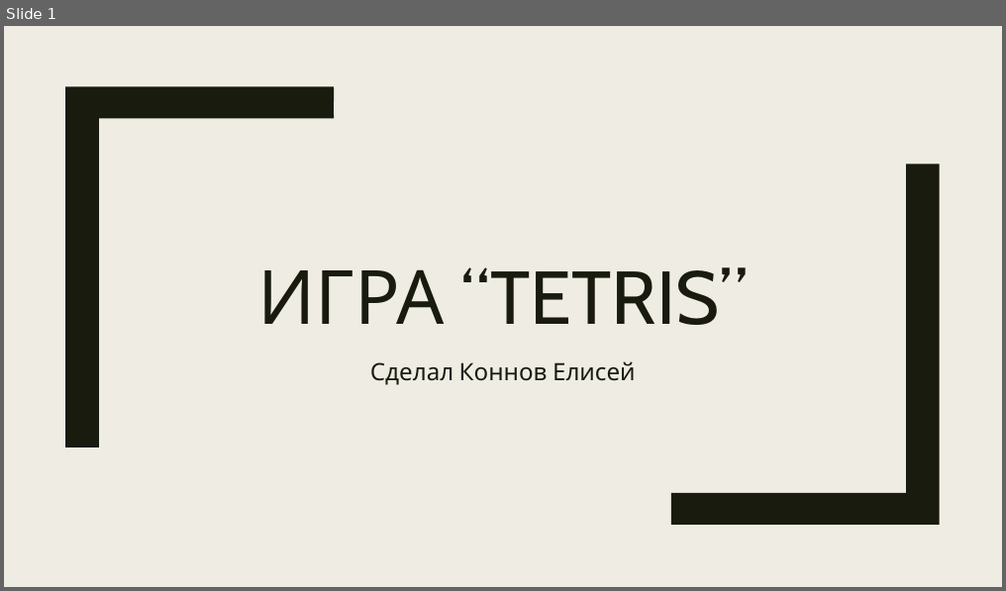
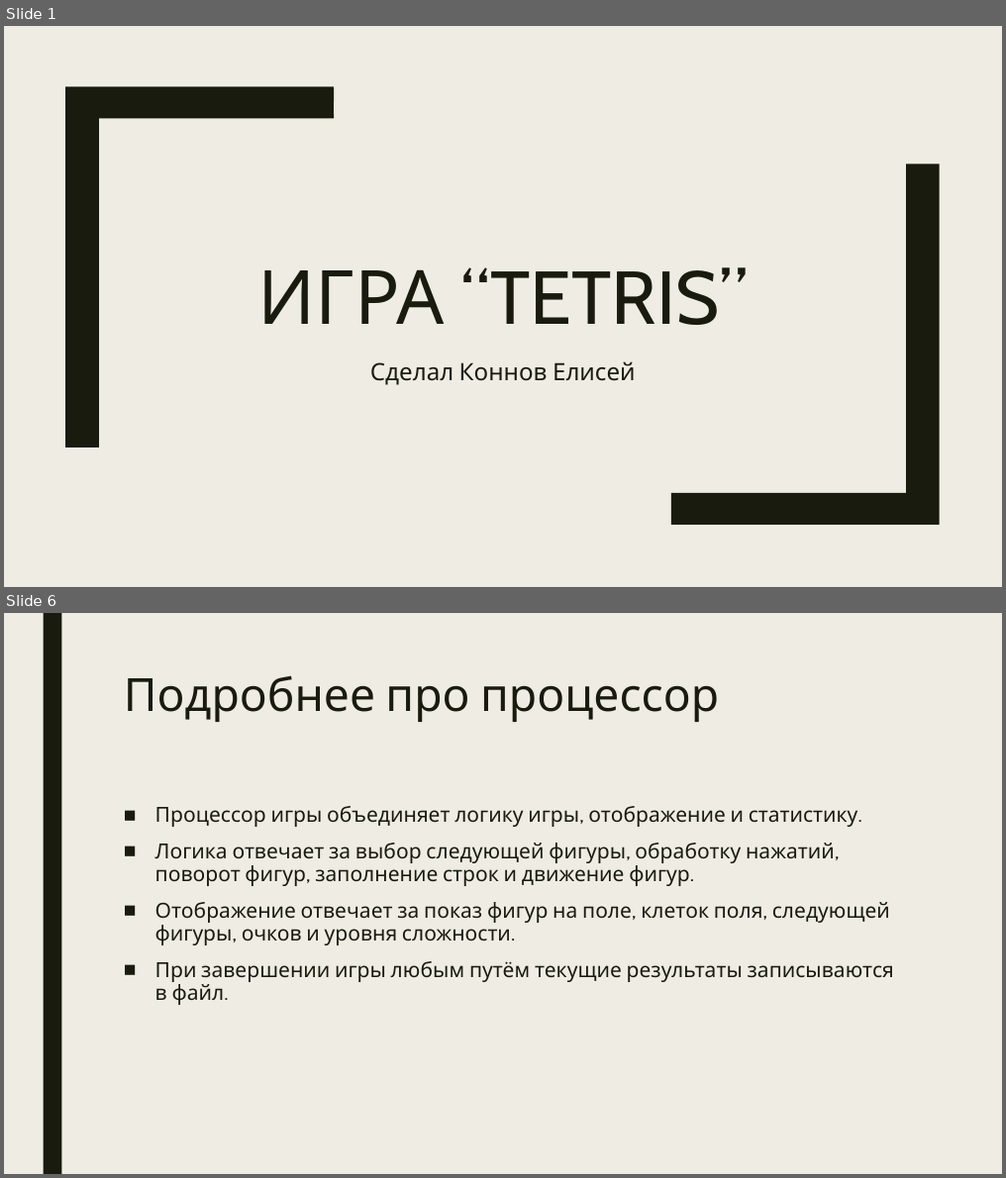
Before and after one commit to emerikko/Tetris, a slide deck: Tetris.pptx. Shown one above the other, each under a label of ours: slide 1 before the commit, slides 1 and 6 after it; the slides between them are not shown. The pictures are 1006x591 and 1006x1178 pixels, drawn with LibreOffice and Linux fonts; fonts in the diff are those of the drawing. Boxes give left, top, right and bottom in pixels: in the first picture for what was removed or moved away, otherwise in the second. Text is boxed around its words. In the diff, an @@ line names an element or a change of style, - is before the commit and + after.

```diff
--- a/Tetris.pptx
+++ b/Tetris.pptx
@@ slide 6 added at (x1=4, y1=613, x2=1002, y2=1174), background #EFEDE3 @@
@@ rectangle added at (x1=43, y1=613, x2=61, y2=1174), fill #191B0E @@
@@ title added at (x1=124, y1=675, x2=719, y2=722), 44 pt, text #191B0E @@
+Подробнее про процессор
@@ text added at (x1=155, y1=806, x2=894, y2=1005), 20 pt, text #191B0E @@
+■ Процессор игры объединяет логику игры, отображение и статистику.
+■ Логика отвечает за выбор следующей фигуры, обработку нажатий, поворот фигур, заполнение строк и движение фигур.
+■ Отображение отвечает за показ фигур на поле, клеток поля, следующей фигуры, очков и уровня сложности.
+■ При завершении игры любым путём текущие результаты записываются в файл.
```
Also in this commit, not shown: 4 slides changed, 4 other slides added, 9 other files.
